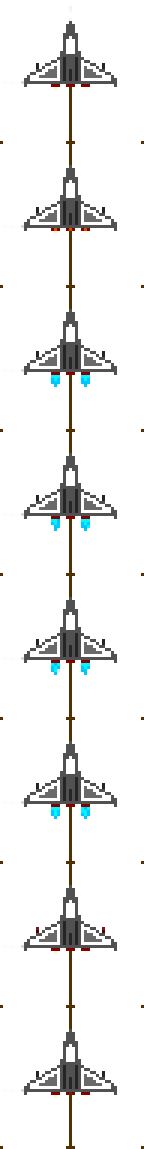
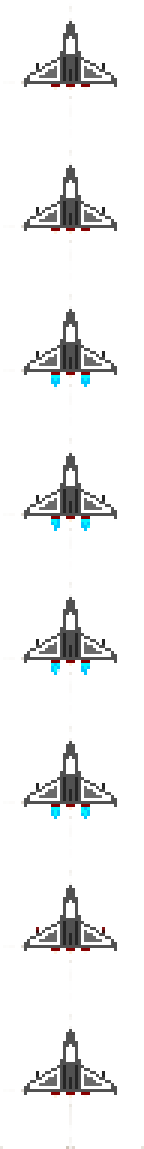
Comparing the layer stacks of the two (144, 1149) images. Changes:
painted on "cut copy_7" over [0, 1092, 144, 1149]
hid "cut copy_6" over [0, 228, 144, 1029]
hid "cut copy_5" over [0, 807, 144, 885]
hid "cut copy_4" over [0, 663, 144, 741]
hid "cut copy_3" over [0, 519, 144, 597]
hid "cut copy_2" over [0, 375, 144, 453]
hid "cut copy_1" over [0, 231, 144, 309]
hid "cut" over [0, 87, 144, 165]
